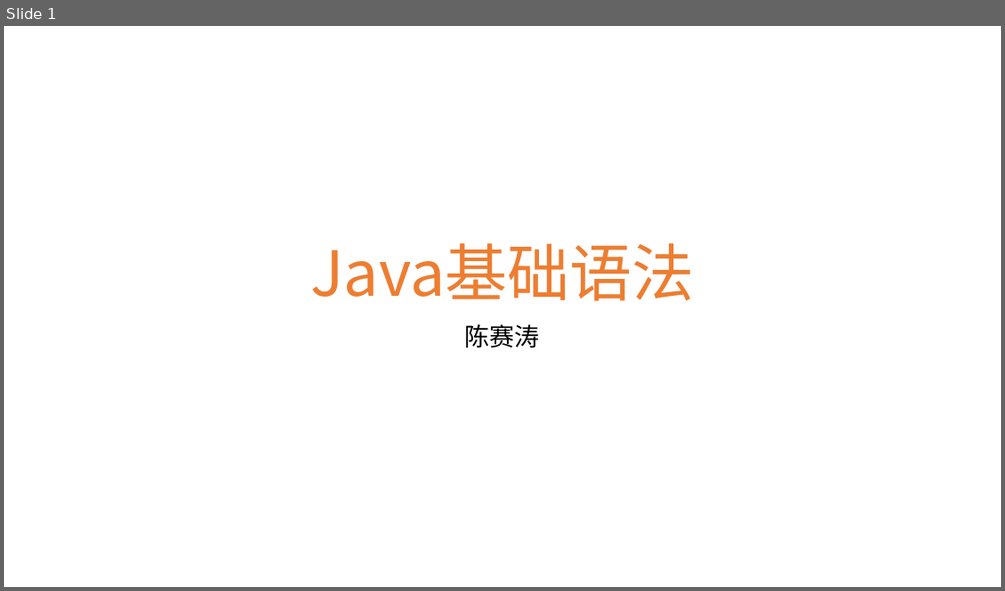
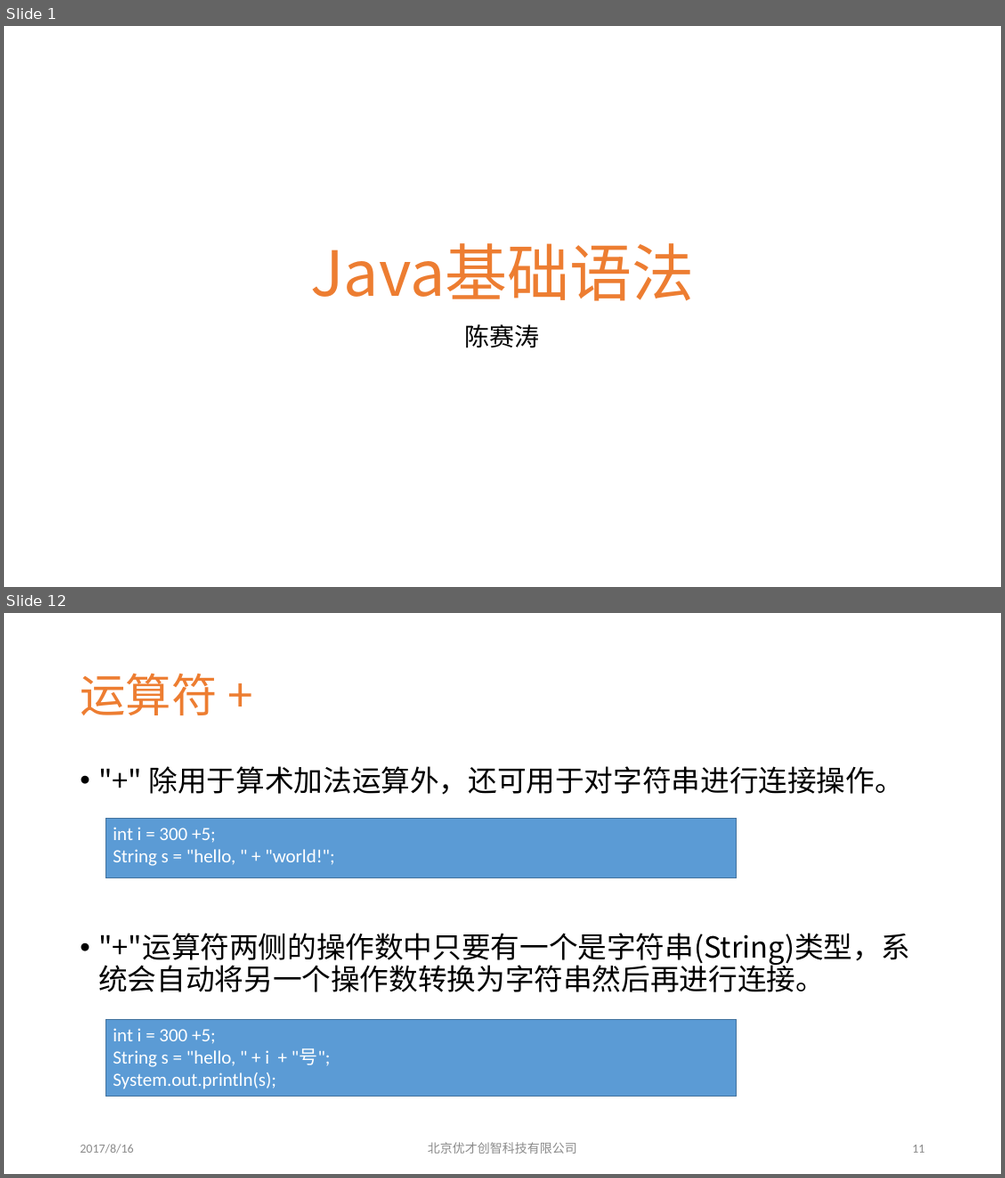
Before and after one commit to clawpo/doc, a slide deck: 第02章Java基础语法.pptx. Shown one above the other, each under a label of ours: slide 1 before the commit, slides 1 and 12 after it; the slides between them are not shown. The pictures are 1005x591 and 1005x1178 pixels, drawn with LibreOffice and Linux fonts; fonts in the diff are those of the drawing; background and template pictures are left out. Boxes give left, top, right and bottom in pixels: in the first picture for what was removed or moved away, otherwise in the second. Text is boxed around its words. In the diff, an @@ line names an element or a change of style, - is before the commit and + after.

```diff
--- a/第02章Java基础语法.pptx
+++ b/第02章Java基础语法.pptx
@@ slide 12 added at box(4, 613, 1001, 1174), background picture (left out) @@
@@ title added at box(80, 673, 217, 715), 44 pt, text #ED7D31 @@
+运算符 +
@@ text added at box(98, 766, 910, 992), 28 pt, text #000000 @@
+• "+" 除用于算术加法运算外，还可用于对字符串进行连接操作。
+• "+"运算符两侧的操作数中只要有一个是字符串(String)类型，系统会自动将另一个操作数转换为字符串然后再进行连接。
@@ rectangle added at box(105, 818, 736, 878), fill #5B9BD5, outline #43739E 1 pt, 18 pt, text #FFFFFF @@
+int i = 300 +5;
+String s = "hello, " + "world!";
@@ rectangle added at box(105, 1019, 736, 1096), fill #5B9BD5, outline #43739E 1 pt, 18 pt, text #FFFFFF @@
+int i = 300 +5;
+String s = "hello, " + i + "号";
+System.out.println(s);
@@ text added at box(80, 1143, 133, 1153), 12 pt, text #8C8C8C @@
+2017/8/16
@@ text added at box(428, 1142, 577, 1153), 12 pt, text #8C8C8C @@
+北京优才创智科技有限公司
@@ page number added at box(912, 1144, 924, 1152), 12 pt, text #8C8C8C @@
+11
```
Also in this commit, not shown: 46 slides changed, 12 other slides added.
